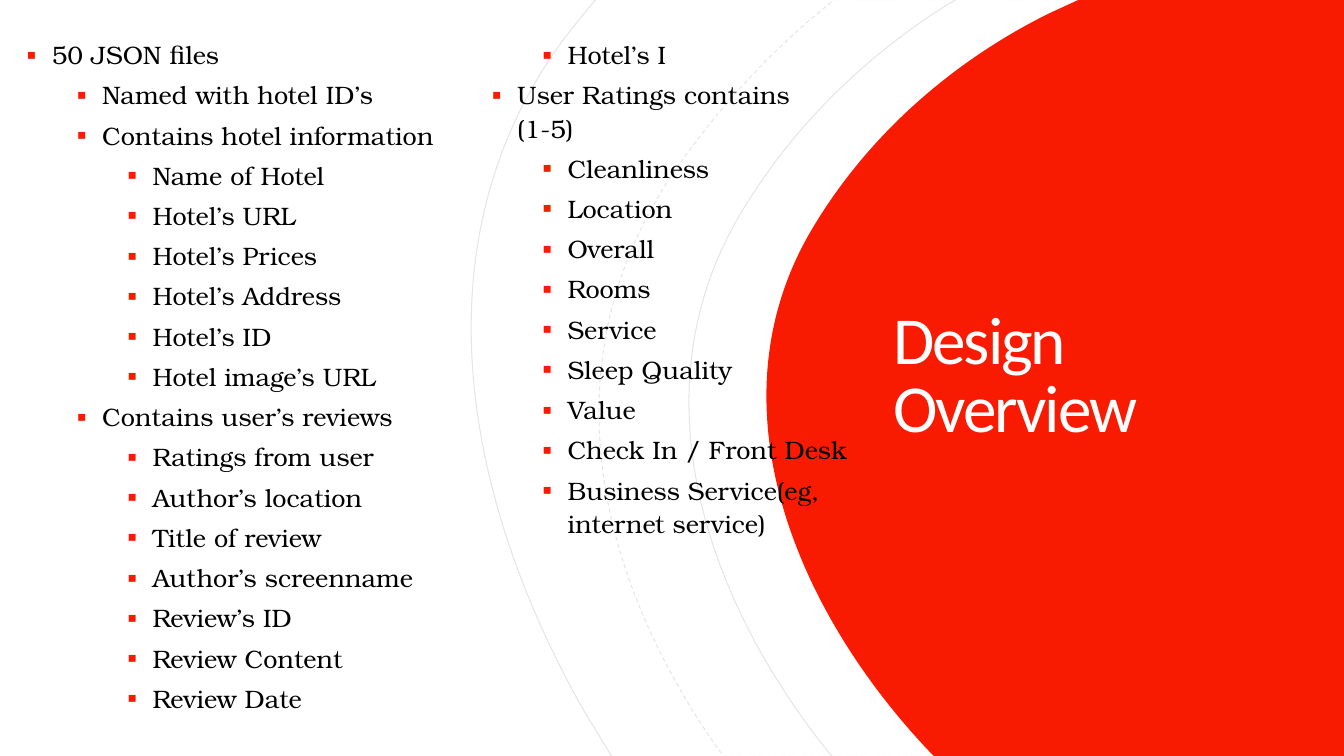
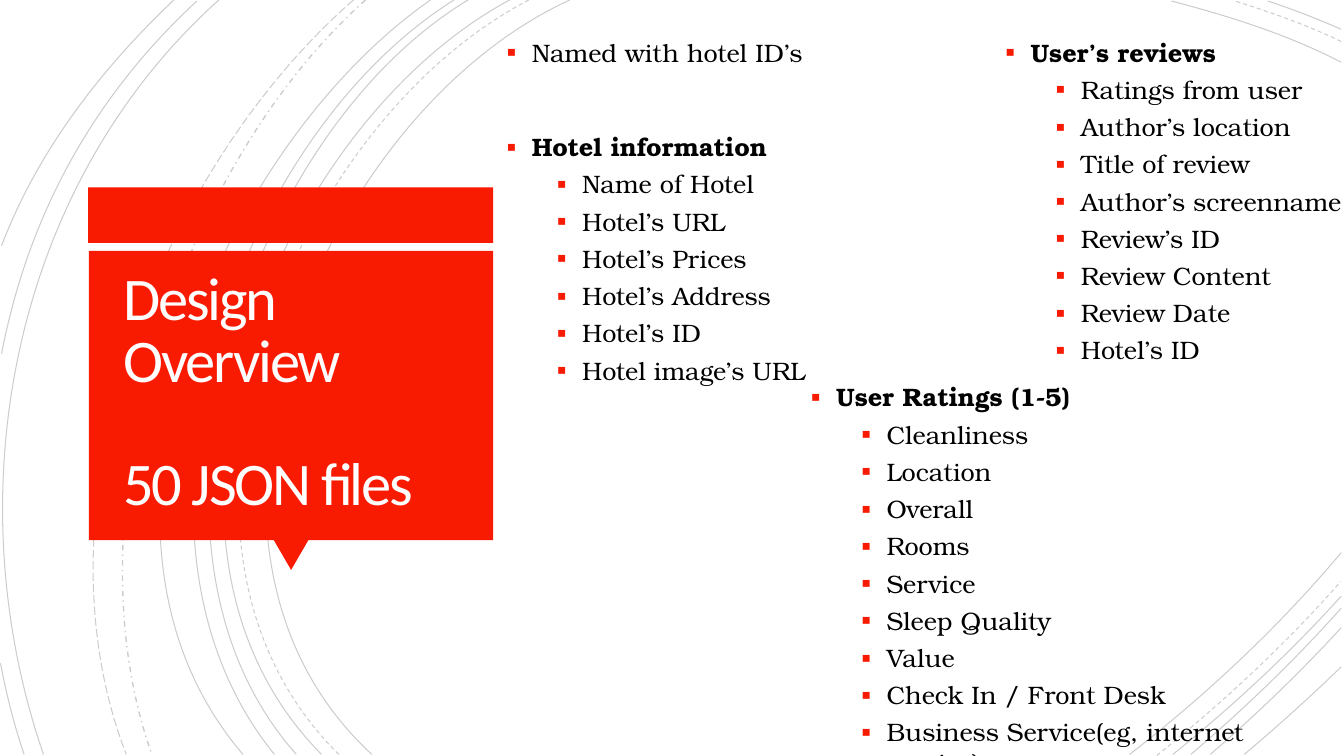
Before and after one commit to anhainguyen82/Database_Final_Project, a slide deck: slide 2 of MSDS_7330_Final_Term_Project.pptx. Drawn at 1344x756 pixels with LibreOffice and Linux fonts; fonts in the diff are those of the drawing. Boxes give left, top, right and bottom in pixels: in the first picture for what was removed or moved away, otherwise in the second. Text is boxed around its words. In the diff, an @@ line names an element or a change of style, - is before the commit and + after.

```diff
--- a/MSDS_7330_Final_Term_Project.pptx
+++ b/MSDS_7330_Final_Term_Project.pptx
@@ rectangle removed at [0, 0, 1344, 756] @@
@@ freeform shape removed at [471, 0, 1343, 756] @@
@@ text "Named with hotel ID’s": place and size @@
-text "Named with hotel ID’s" at [52, 45, 847, 709]
+text "Named with hotel ID’s" at [532, 44, 805, 386]
@@ text "Named with hotel ID’s" at [532, 44, 805, 386]: vertical alignment middle to top; columns 2 to 1 @@
@@ freeform shape removed at [599, 0, 1344, 756] @@
@@ freeform shape removed at [689, 0, 1343, 756] @@
@@ freeform shape removed at [766, 0, 1344, 756] @@
@@ text at [52, 45, 219, 65]: paragraph removed @@
-▪ 50 JSON files
@@ text at [102, 46, 847, 709]: paragraphs removed @@
-  ▪ Contains user’s reviews
-    ▪ Ratings from user
-    ▪ Author’s location
-    ▪ Title of review
-    ▪ Author’s screenname
-    ▪ Review’s ID
-    ▪ Review Content
-    ▪ Review Date
-    ▪ Hotel’s I
-  ▪ User Ratings contains (1-5)
-    ▪ Cleanliness
-    ▪ Location
-    ▪ Overall
-    ▪ Rooms
-    ▪ Service
-    ▪ Sleep Quality
-    ▪ Value
-    ▪ Check In / Front Desk
-    ▪ Business Service(eg, internet service)
@@ text at [532, 44, 805, 386]: list level 2 to 1 in "Named with hotel ID’s"; list level 3 to 2 in "Name of Hotel"; line spacing 1.1 to 1; list level 3 to 2 in "Hotel’s URL"; list level 3 to 2 in "Hotel’s Prices"; list level 3 to 2 in "Hotel’s Address"; list level 3 to 2 in "Hotel’s ID"; list level 3 to 2 in "Hotel image’s URL" @@
@@ text added at [1031, 42, 1341, 360], 18 pt, text #000000 @@
+▪ User’s reviews
+  ▪ Ratings from user
+  ▪ Author’s location
+  ▪ Title of review
+  ▪ Author’s screenname
+  ▪ Review’s ID
+  ▪ Review Content
+  ▪ Review Date
+  ▪ Hotel’s ID
@@ text at [532, 136, 767, 157]: text changed; bold on @@
-  ▪ Contains hotel information
+▪ Hotel information
@@ rectangle added at [89, 188, 494, 243], fill #F81B02 @@
@@ rectangle added at [89, 251, 493, 540], fill #F81B02 @@
@@ title at [123, 278, 413, 506]: text changed; size 48 to 43.2 pt @@
-Design Overview
+Design Overview
+50 JSON files
@@ text added at [836, 386, 1243, 748], 18 pt, text #000000 @@
+▪ User Ratings (1-5)
+  ▪ Cleanliness
+  ▪ Location
+  ▪ Overall
+  ▪ Rooms
+  ▪ Service
+  ▪ Sleep Quality
+  ▪ Value
+  ▪ Check In / Front Desk
+  ▪ Business Service(eg, internet service)
@@ triangle added at [273, 540, 309, 571], fill #F81B02 @@
@@ freeform shape added at [1130, 553, 1342, 754], outline #000000 0.75 pt @@
@@ freeform shape added at [1174, 596, 1342, 754], outline #000000 0.75 pt @@
@@ freeform shape added at [1191, 608, 1341, 754], outline #000000 0.75 pt @@
```
Also in this commit, not shown: 6 other slides changed.
